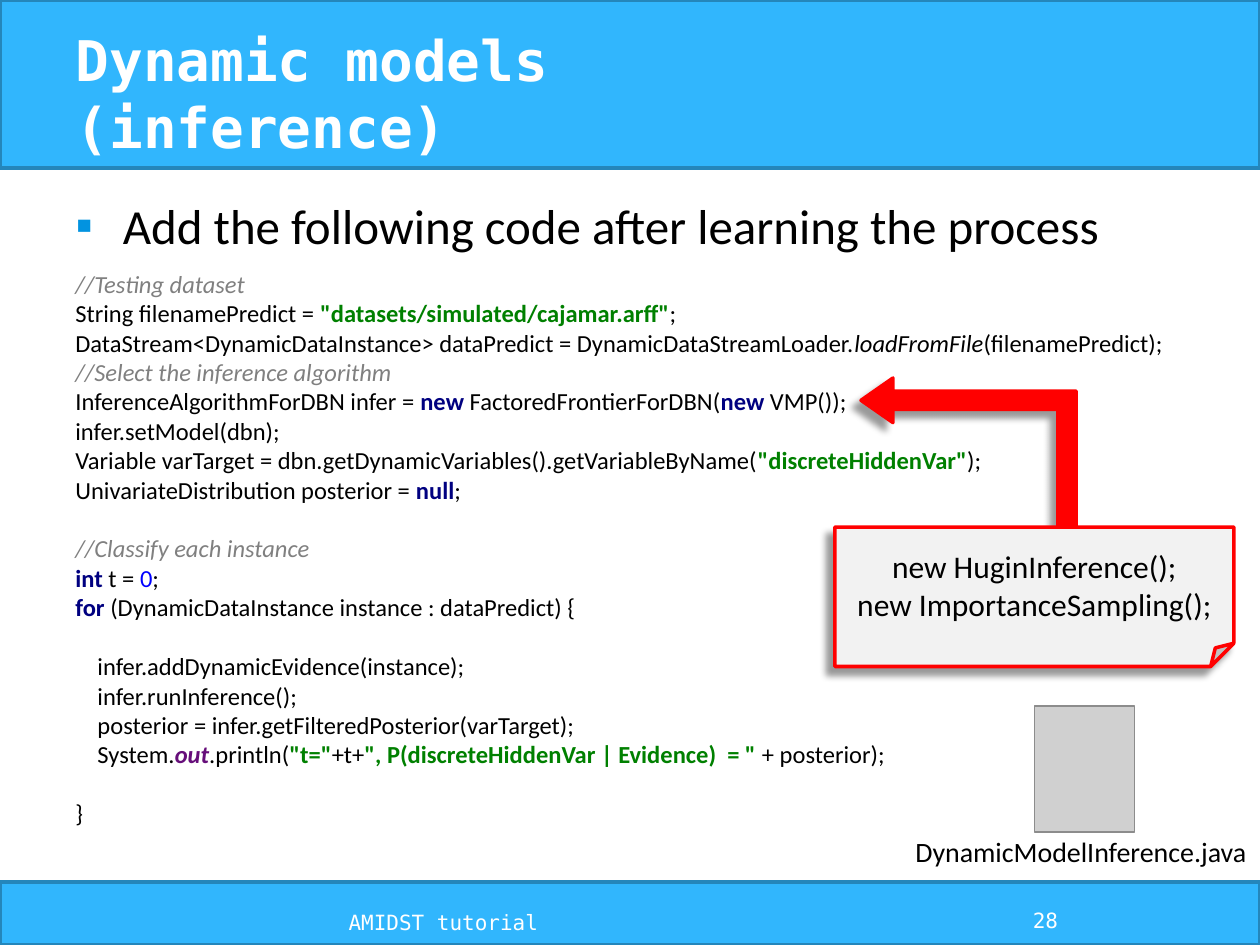
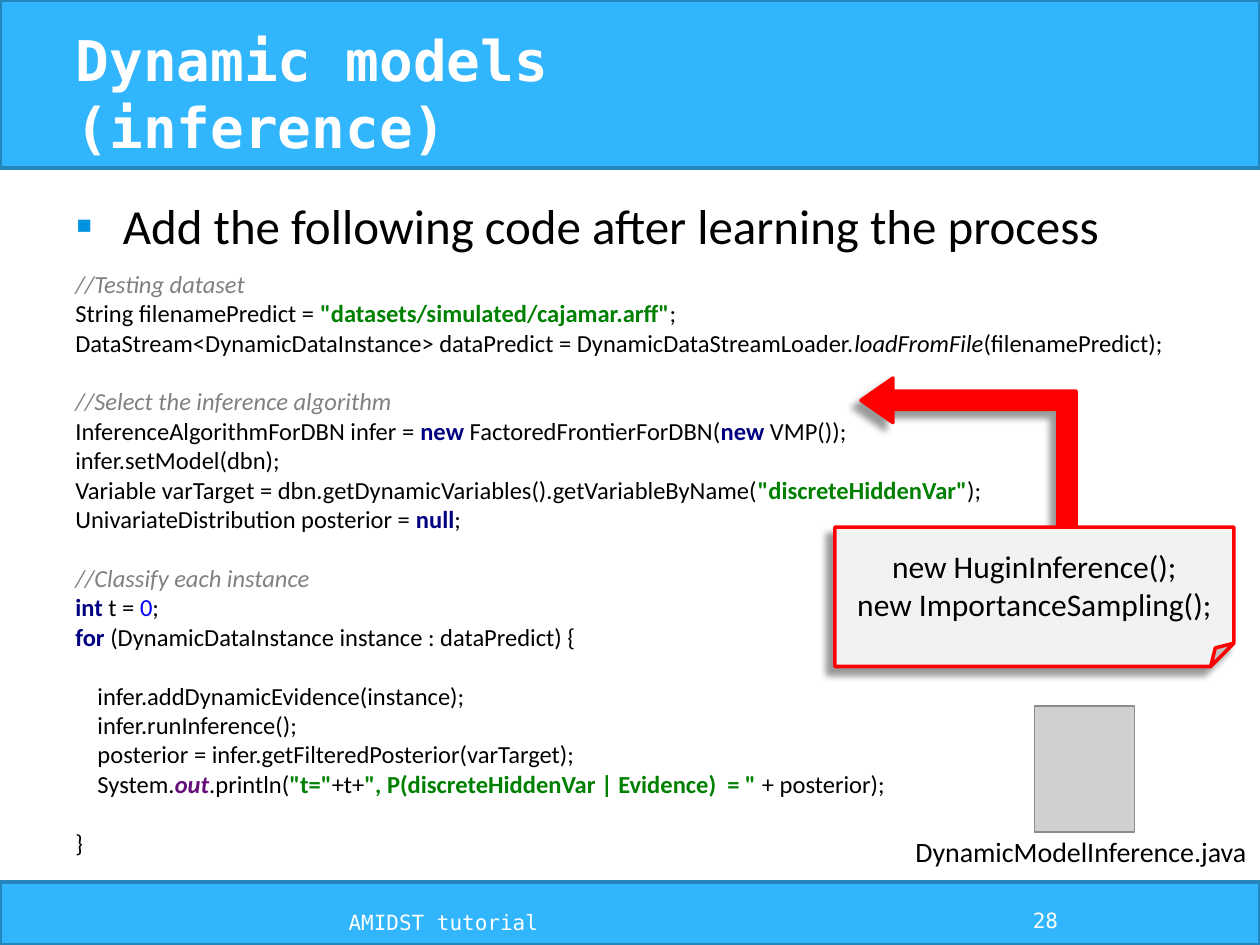
Before and after one commit to amidst/tutorial, a slide deck: slide 28 of doc/slides/AMIDST_slides.pptx. Drawn at 1260x945 pixels with LibreOffice and Linux fonts; fonts in the diff are those of the drawing; grey boxes stand for pictures; background and template pictures are left out. Boxes give left, top, right and bottom in pixels: in the first picture for what was removed or moved away, otherwise in the second. Text is boxed around its words. In the diff, an @@ line names an element or a change of style, - is before the commit and + after.

```diff
--- a/doc/slides/AMIDST_slides.pptx
+++ b/doc/slides/AMIDST_slides.pptx
@@ text at (75,276,1162,797): text changed @@
-//Testing dataset
-String filenamePredict = "datasets/simulated/cajamar.arff";
-DataStream<DynamicDataInstance> dataPredict = DynamicDataStreamLoader.loadFromFile(filenamePredict);
-//Select the inference algorithm
-InferenceAlgorithmForDBN infer = new FactoredFrontierForDBN(new VMP());
-infer.setModel(dbn);
-Variable varTarget = dbn.getDynamicVariables().getVariableByName("discreteHiddenVar");
-UnivariateDistribution posterior = null;
-//Classify each instance
-int t = 0;
-for (DynamicDataInstance instance : dataPredict) {
-infer.addDynamicEvidence(instance);
-infer.runInference();
-posterior = infer.getFilteredPosterior(varTarget);
-System.out.println("t="+t+", P(discreteHiddenVar | Evidence) = " + posterior);
-}
+//Testing dataset
+String filenamePredict = "datasets/simulated/cajamar.arff";
+DataStream<DynamicDataInstance> dataPredict = DynamicDataStreamLoader.loadFromFile(filenamePredict);
+//Select the inference algorithm
+InferenceAlgorithmForDBN infer = new FactoredFrontierForDBN(new VMP());
+infer.setModel(dbn);
+Variable varTarget = dbn.getDynamicVariables().getVariableByName("discreteHiddenVar");
+UnivariateDistribution posterior = null;
+//Classify each instance
+int t = 0;
+for (DynamicDataInstance instance : dataPredict) {
+infer.addDynamicEvidence(instance);
+infer.runInference();
+posterior = infer.getFilteredPosterior(varTarget);
+System.out.println("t="+t+", P(discreteHiddenVar | Evidence) = " + posterior);
+}
```
Also in this commit, not shown: 10 other slides changed, 6 other files.
